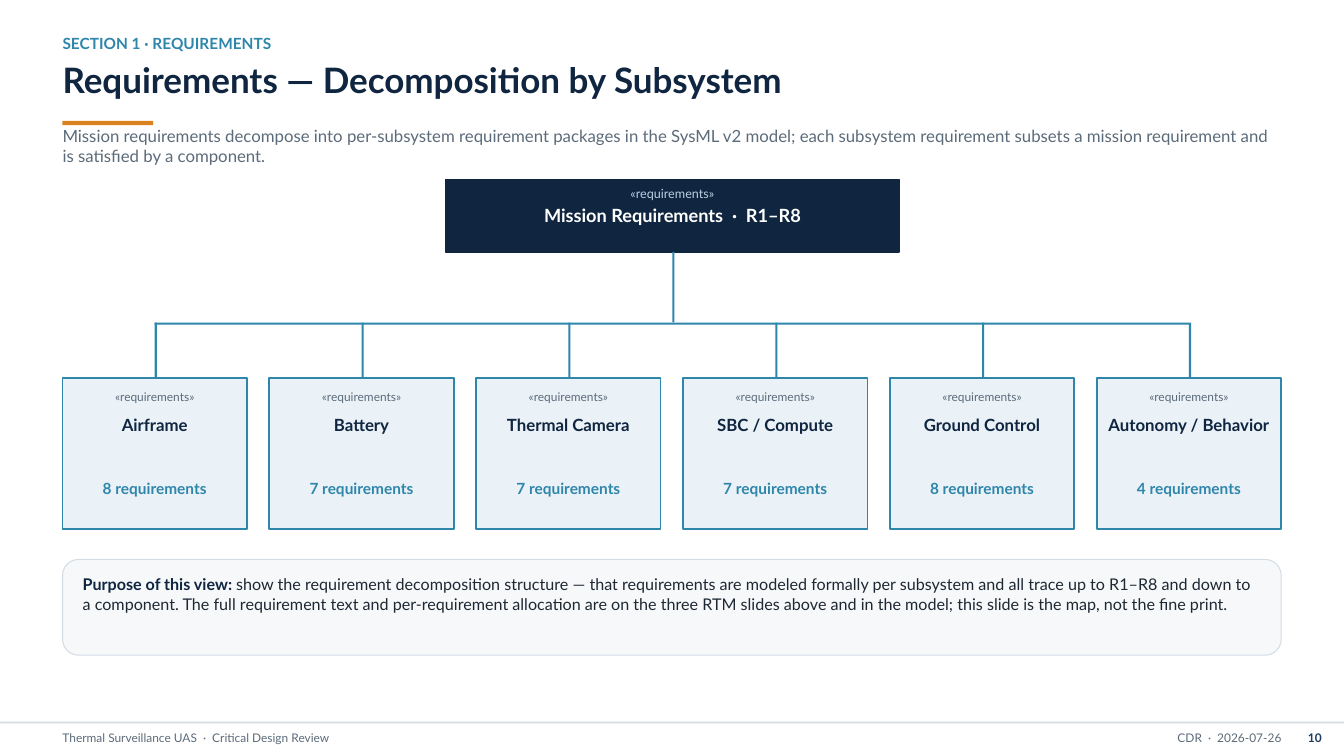
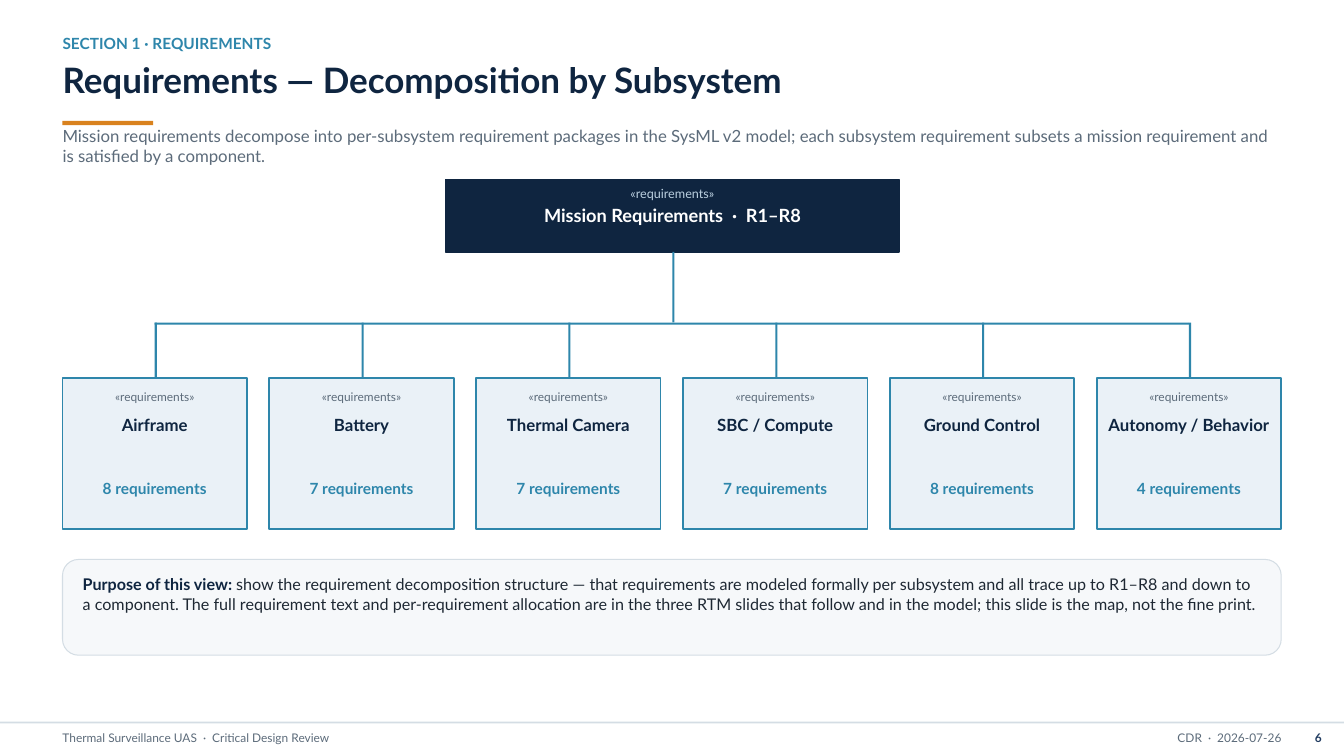
Before and after one commit to david12daniel/SurveillanceDrone, a slide deck: slide 7 of CDR_Thermal_Surveillance_Drone.pptx (slide 11 before the commit). Drawn at 1344x756 pixels with LibreOffice and Linux fonts; fonts in the diff are those of the drawing. Boxes give left, top, right and bottom in pixels: in the first picture for what was removed or moved away, otherwise in the second. Text is boxed around its words. In the diff, an @@ line names an element or a change of style, - is before the commit and + after.

```diff
--- a/CDR_Thermal_Surveillance_Drone.pptx
+++ b/CDR_Thermal_Surveillance_Drone.pptx
@@ text at (x1=83, y1=578, x2=1255, y2=613): text changed @@
-Purpose of this view: show the requirement decomposition structure — that requirements are modeled formally per subsystem and all trace up to R1–R8 and down to a component. The full requirement text and per-requirement allocation are on the three RTM slides above and in the model; this slide is the map, not the fine print.
+Purpose of this view: show the requirement decomposition structure — that requirements are modeled formally per subsystem and all trace up to R1–R8 and down to a component. The full requirement text and per-requirement allocation are in the three RTM slides that follow and in the model; this slide is the map, not the fine print.
@@ text at (x1=1315, y1=733, x2=1322, y2=742): text changed @@
-10
+6
```
Also in this commit, not shown: 27 other slides changed, 4 slides added, 58 other files.
